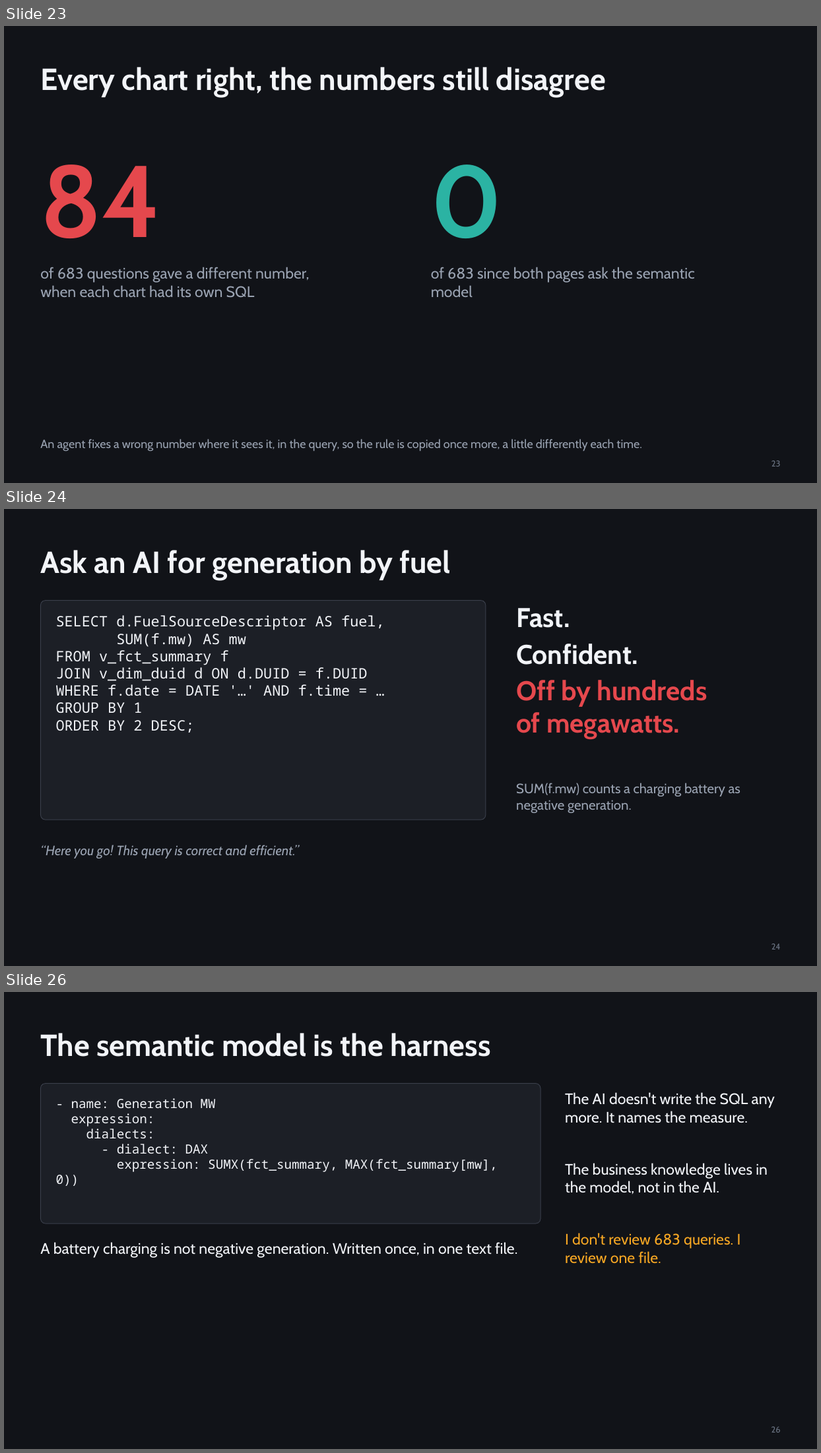
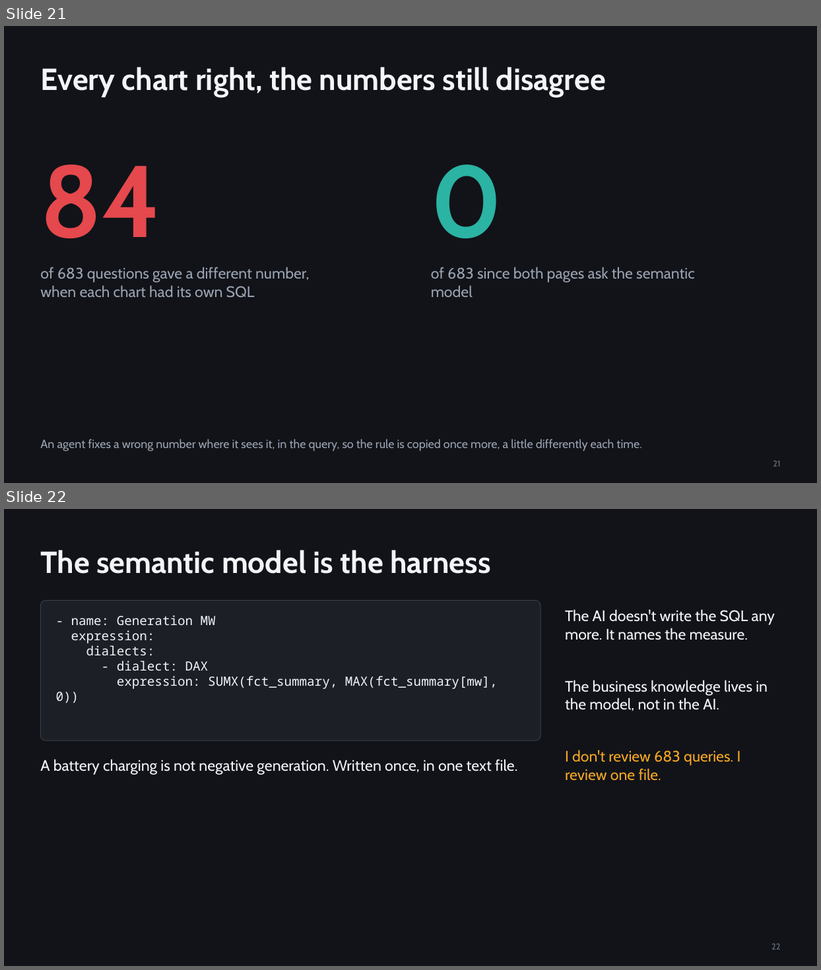
Before and after one commit to djouallah/presentations, a slide deck: analytics-as-code/analytics-as-code.pptx. Shown one above the other, each under a label of ours: slides 23, 24 and 26 before the commit, slides 21 and 22 after it; the slides between them are not shown. The pictures are 821x1453 and 821x970 pixels, drawn with LibreOffice and Linux fonts; fonts in the diff are those of the drawing. Boxes give left, top, right and bottom in pixels: in the first picture for what was removed or moved away, otherwise in the second. Text is boxed around its words. In the diff, an @@ line names an element or a change of style, - is before the commit and + after.

```diff
--- a/analytics-as-code/analytics-as-code.pptx
+++ b/analytics-as-code/analytics-as-code.pptx
@@ slide 24 removed at [4, 509, 817, 966], background #111318 @@
@@ title removed at [40, 550, 450, 580] @@
-Ask an AI for generation by fuel
@@ rounded rectangle removed at [40, 601, 486, 820] @@
@@ text removed at [56, 615, 385, 733] @@
-SELECT d.FuelSourceDescriptor AS fuel,
-SUM(f.mw) AS mw
-FROM v_fct_summary f
-JOIN v_dim_duid d ON d.DUID = f.DUID
-WHERE f.date = DATE '…' AND f.time = …
-GROUP BY 1
-ORDER BY 2 DESC;
@@ text removed at [516, 608, 570, 628] @@
-Fast.
@@ text removed at [516, 644, 638, 665] @@
-Confident.
@@ text removed at [516, 680, 708, 739] @@
-Off by hundreds
-of megawatts.
@@ text removed at [516, 783, 741, 813] @@
-SUM(f.mw) counts a charging battery as negative generation.
@@ text removed at [40, 845, 299, 859] @@
-“Here you go! This query is correct and efficient.”
@@ page number removed at [772, 944, 781, 950] @@
-24
@@ what was slide 23 is now slide 21 @@
@@ page number at [773, 461, 780, 467]: text changed @@
-23
+21
@@ what was slide 26 is now slide 22 @@
@@ page number at [772, 944, 780, 950]: text changed @@
-26
+22
```
Also in this commit, not shown: 4 slides changed, 1 slide added, 4 other slides removed, 5 other files.
